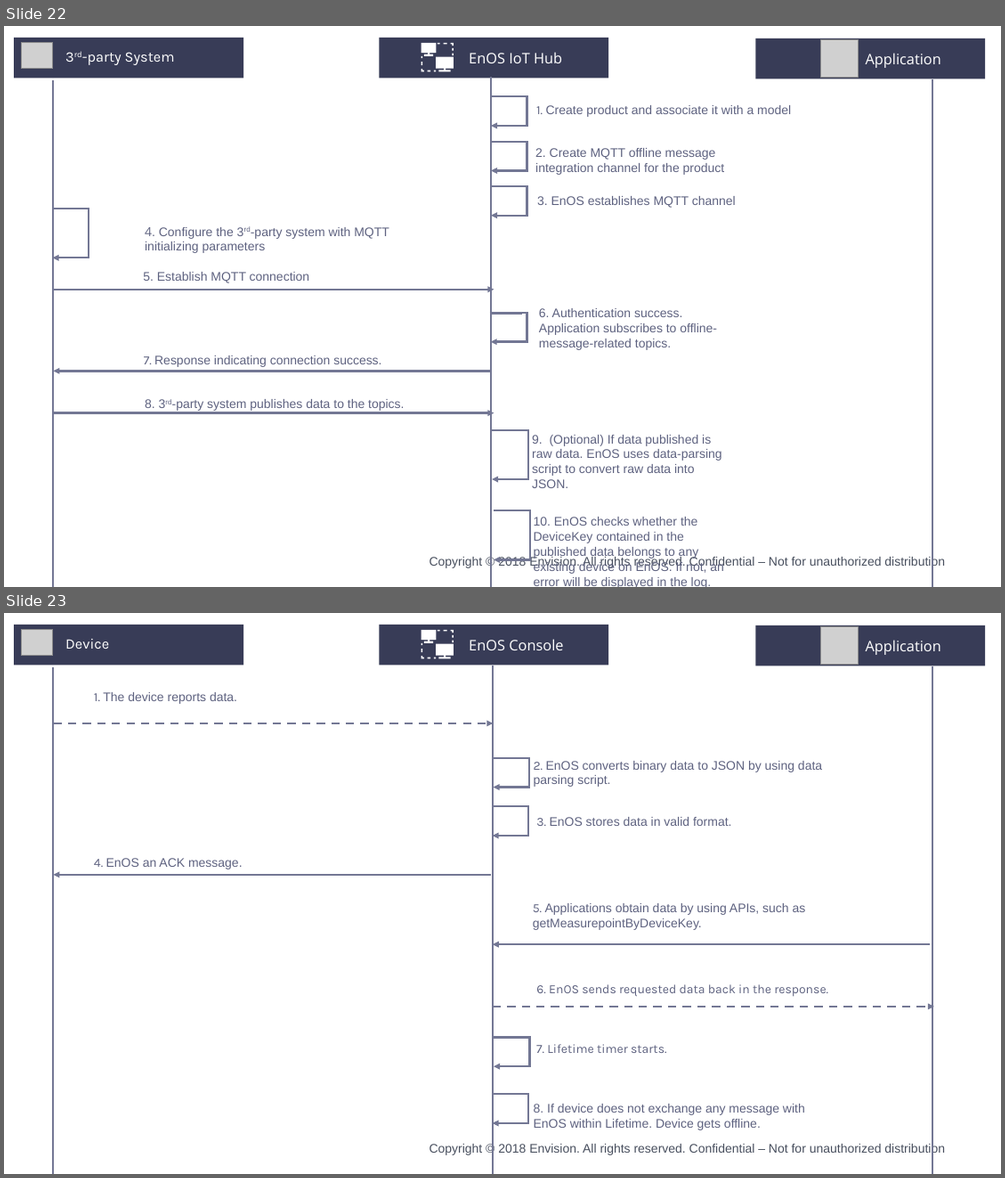
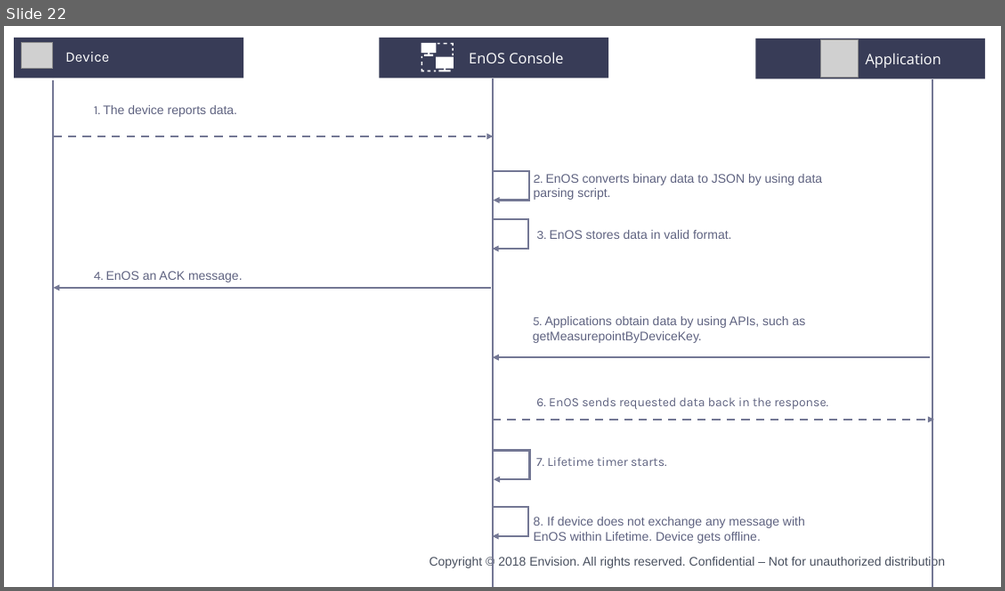
Before and after one commit to kikuchiyo/device_connection_en, a slide deck: media/device_en.pptx. Shown one above the other, each under a label of ours: slides 22 and 23 before the commit, slide 22 after it. The pictures are 1005x1178 and 1005x591 pixels, drawn with LibreOffice and Linux fonts; fonts in the diff are those of the drawing; grey boxes stand for pictures; background and template pictures are left out. Boxes give left, top, right and bottom in pixels: in the first picture for what was removed or moved away, otherwise in the second. Text is boxed around its words. In the diff, an @@ line names an element or a change of style, - is before the commit and + after.

```diff
--- a/media/device_en.pptx
+++ b/media/device_en.pptx
@@ slide 22 removed at (4,26,1001,587), background #FFFFFF; not listed: 1 template element that a slide beside it also shows @@
@@ group removed at (14,38,985,587): 13 texts, 10 lines, 7 elbow arrows, 3 rectangles, 3 arrows, 2 pictures, 1 freeform shape @@
-3rd-party System
-Application
-1. Create product and associate it with a model
-2. Create MQTT offline message integration channel for the product
-4. Configure the 3rd-party system with MQTT initializing parameters
-5. Establish MQTT connection
-EnOS IoT Hub
-7. Response indicating connection success.
-10. EnOS checks whether the DeviceKey contained in the published data belongs to any existing device on EnOS. If not, an error will be displayed in the log.
-8. 3rd-party system publishes data to the topics.
-3. EnOS establishes MQTT channel
-6. Authentication success. Application subscribes to offline-message-related topics.
-9. (Optional) If data published is raw data. EnOS uses data-parsing script to convert raw data into JSON.
@@ what was slide 23 is now slide 22 @@
```
Also in this commit, not shown: 1 slide added, 8 other files.
